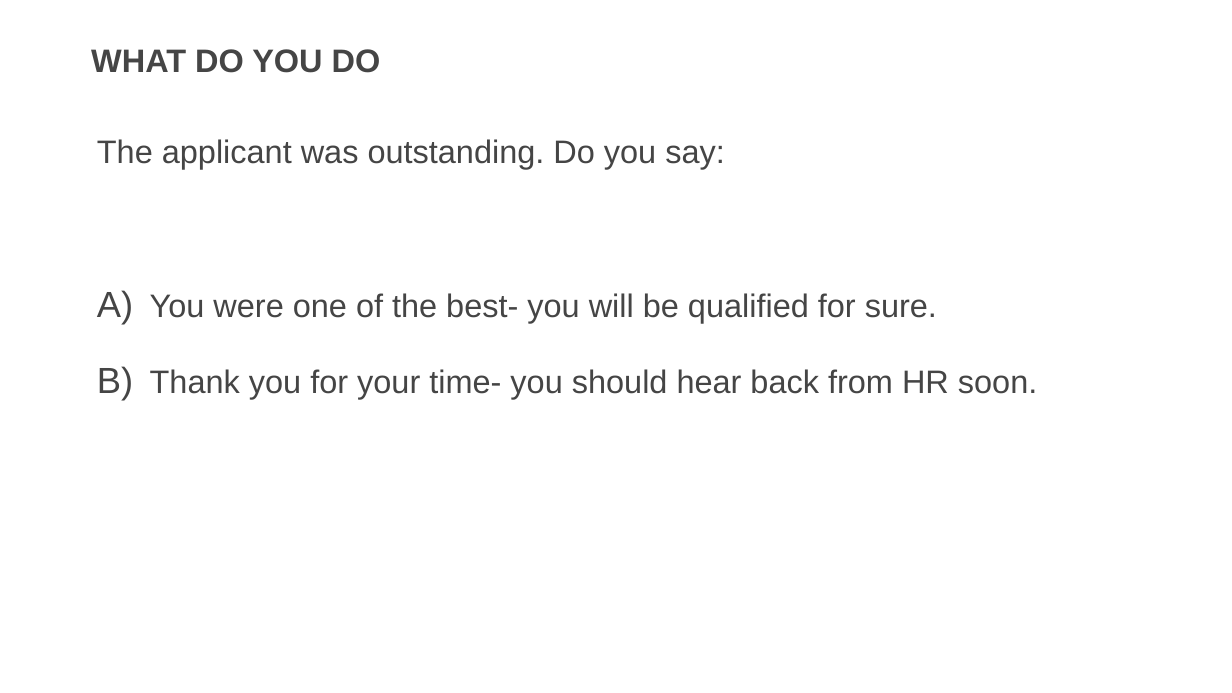
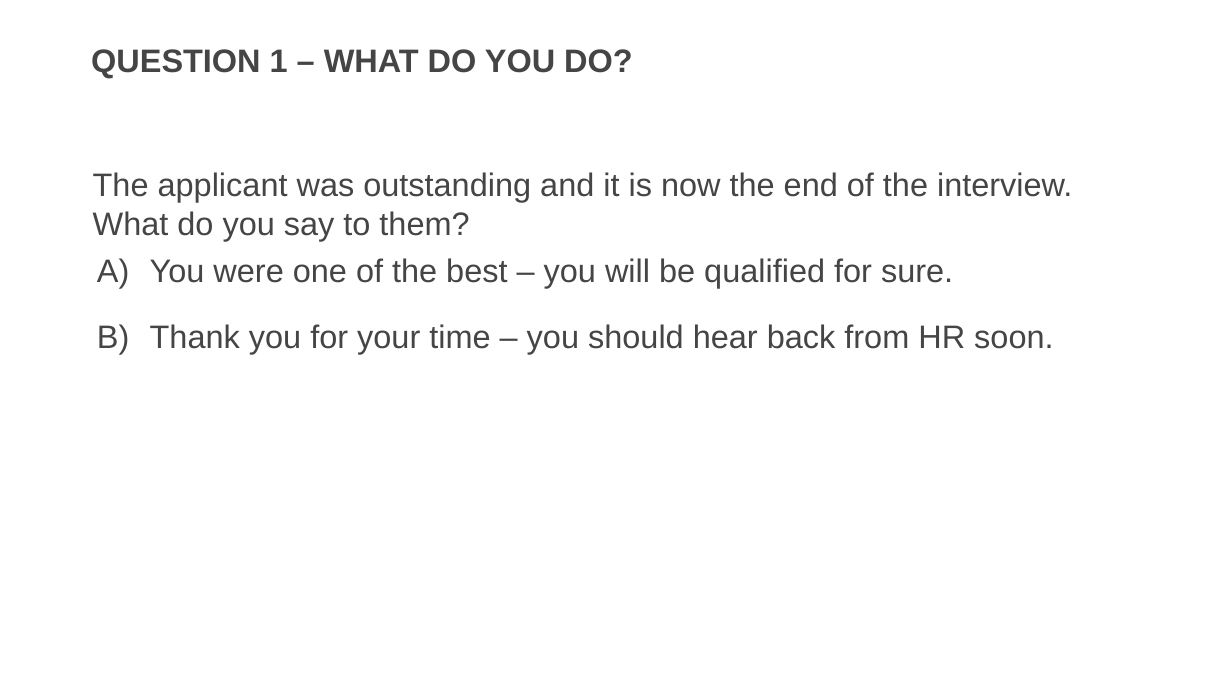
Before and after one commit to usds/SME-QA-Website, a slide deck: slide 23 of toolkit/phone-assessment-interviews/phone-interview-training-presentation.pptx. Drawn at 1232x693 pixels with LibreOffice and Linux fonts; fonts in the diff are those of the drawing. Boxes give left, top, right and bottom in pixels: in the first picture for what was removed or moved away, otherwise in the second. Text is boxed around its words. In the diff, an @@ line names an element or a change of style, - is before the commit and + after.

Commit message:
Add files via upload
update formatting and wording

```diff
--- a/toolkit/phone-assessment-interviews/phone-interview-training-presentation.pptx
+++ b/toolkit/phone-assessment-interviews/phone-interview-training-presentation.pptx
@@ title at [91,49,633,78]: text changed @@
-WHAT DO YOU DO
+QUESTION 1 – WHAT DO YOU DO?
@@ text added at [93,172,1072,241], 36 pt, text #454545 @@
+The applicant was outstanding and it is now the end of the interview. What do you say to them?
@@ text at [150,258,1053,354]: text changed @@
-The applicant was outstanding. Do you say:
-A) You were one of the best- you will be qualified for sure.
-B) Thank you for your time- you should hear back from HR soon.
+A) You were one of the best – you will be qualified for sure.
+B) Thank you for your time – you should hear back from HR soon.
```
Also in this commit, not shown: 2 other slides changed.
